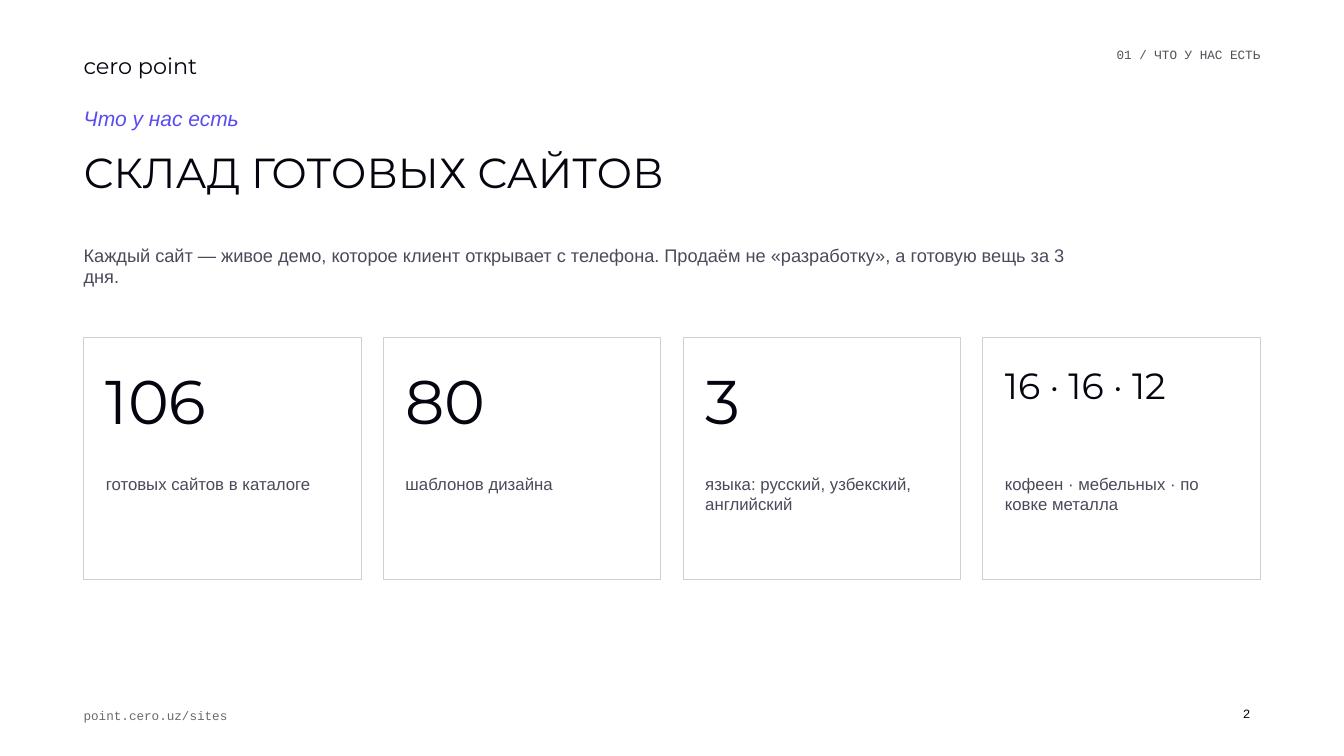
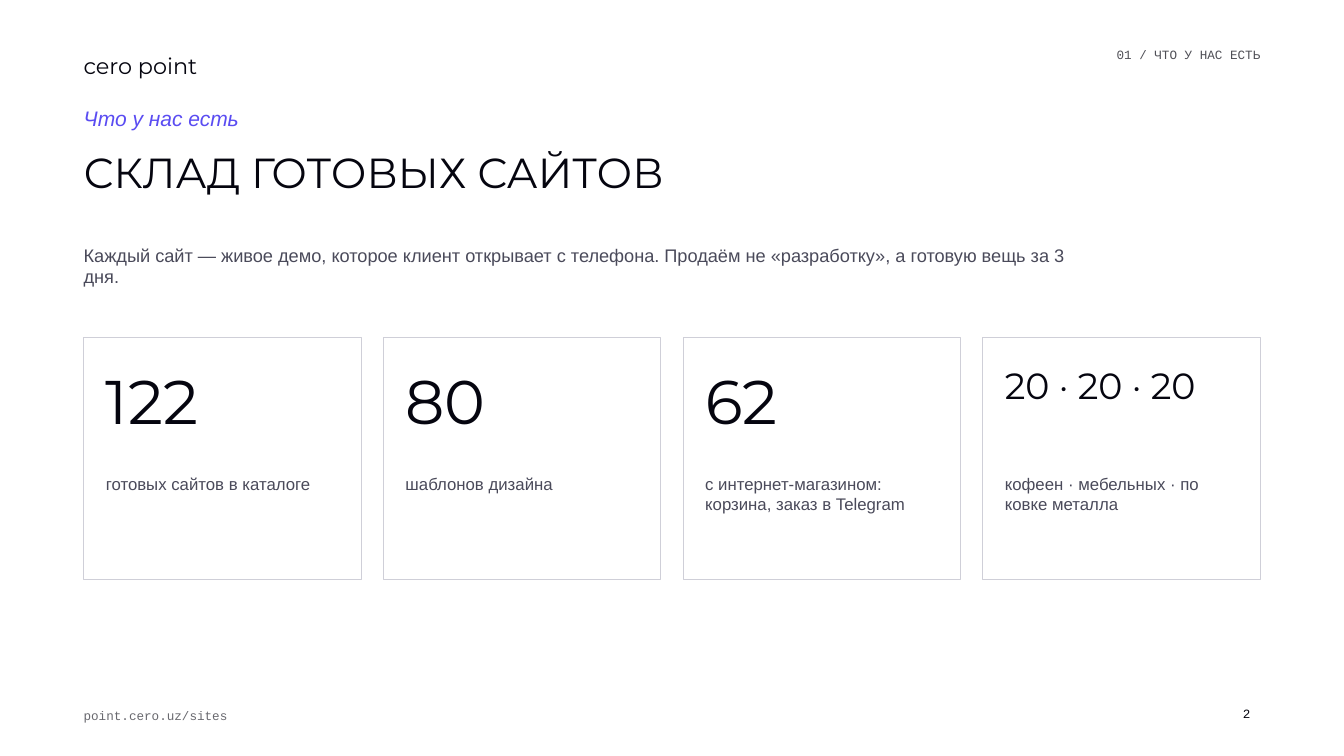
Before and after one commit to Genkkei/test, a slide deck: slide 2 of docs/deck/out/cero-point-gotovye-sajty.pptx. Drawn at 1344x756 pixels with LibreOffice and Linux fonts; fonts in the diff are those of the drawing; background and template pictures are left out. Boxes give left, top, right and bottom in pixels: in the first picture for what was removed or moved away, otherwise in the second. Text is boxed around its words. In the diff, an @@ line names an element or a change of style, - is before the commit and + after.

```diff
--- a/docs/deck/out/cero-point-gotovye-sajty.pptx
+++ b/docs/deck/out/cero-point-gotovye-sajty.pptx
@@ text at [106, 380, 198, 424]: text changed @@
-106
+122
@@ text at [705, 380, 777, 425]: text changed @@
-3
+62
@@ text at [1005, 373, 1196, 400]: text changed @@
-16 · 16 · 12
+20 · 20 · 20
@@ text at [705, 481, 905, 514]: text changed @@
-языка: русский, узбекский, английский
+с интернет-магазином: корзина, заказ в Telegram
```
Also in this commit, not shown: 2 other slides changed, 3 other files.
